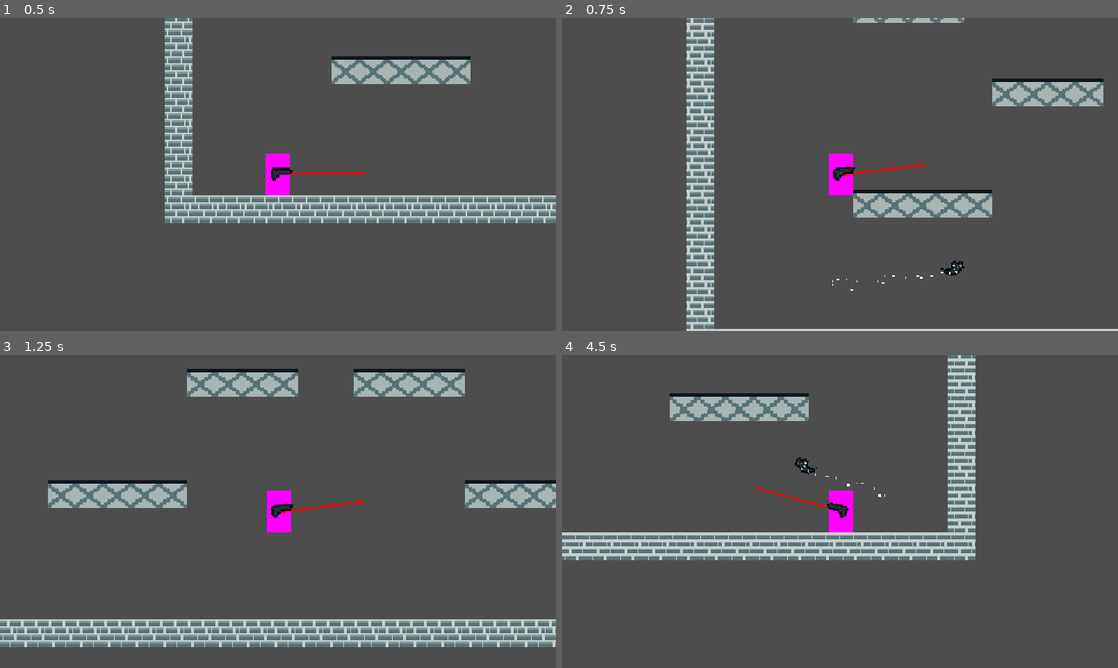
Above: before the commit, frames 1-4 (two rows, left to right).
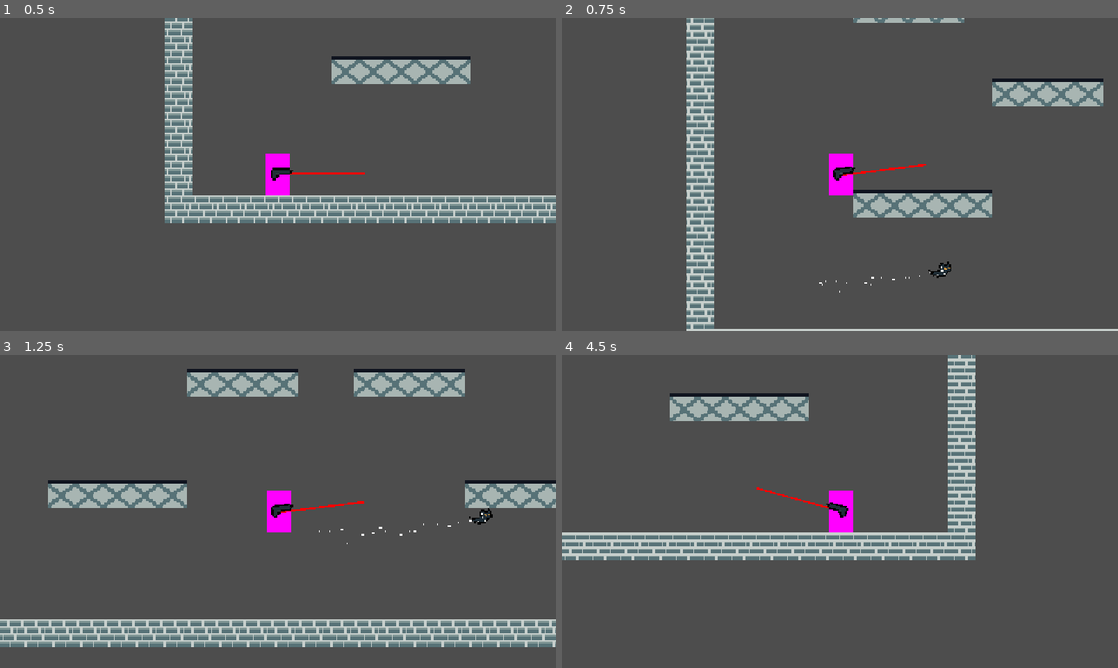
Above: after the commit, the same moments.

Repository: InjustFr/catmare
Game: Godot game, scene res://arena.tscn
Same seed, same stepped clock (60 frames per second), same inputs: the game is played once before the commit and once after it.
Inputs (mouse positions are in pixels of both pictures, inside the frame that each line leads up to):
- Up to frame 1 (0.5 s): no input
- Up to frame 2 (0.75 s): tap Enter (ui_accept) at 0.5 s; move the mouse to (962, 158) at 0.52 s; press the mouse at (962, 158) at 0.53 s; hold D (right) from 0.53 s (still down)
- Up to frame 3 (1.25 s): keep holding D (right); tap Enter (ui_accept) at 0.77 s
- Up to frame 4 (4.5 s): move the mouse to (728, 527) at 1.27 s; release the mouse at (728, 527) at 1.28 s; click (728, 527) at 1.35 s; tap Enter (ui_accept) at 1.52, 3.02, 3.77 s; move the mouse to (895, 442) at 2.02 s; release D (right) at 2.03 s; press the mouse at (895, 442) at 2.03 s; hold A (left) 2.03-2.78 s; move the mouse to (812, 574) at 2.77 s; release the mouse at (812, 574) at 2.78 s; hold D (right) 2.78-4.28 s; click (812, 574) at 2.85 s; move the mouse to (1006, 558) at 3.52 s; press the mouse at (1006, 558) at 3.53 s; move the mouse to (673, 464) at 4.27 s; release the mouse at (673, 464) at 4.28 s; hold A (left) from 4.28 s (still down); click (673, 464) at 4.35 s

Frame 1 is identical in both runs. In frame 2, 0.2% of the frame differs, in the area x 46-73%, y 77-88%; in frame 3, 0.1%; in frame 4, 0.1%.

Commit message:
feat(core): transform projectiles to use components

Diff:
--- a/entities/projectiles/base_bullet.gd
+++ /dev/null
@@ -1,20 +0,0 @@
-class_name BaseBullet
-extends StaticBody2D
-
-var speed: float = 0
-var orientation = Vector2.ZERO
-# Called when the node enters the scene tree for the first time.
-func _ready() -> void:
-	pass # Replace with function body.
-
-
-# Called every frame. 'delta' is the elapsed time since the previous frame.
-func _physics_process(delta: float) -> void:
-	var velocity = orientation * speed
-	var collision = move_and_collide(velocity * delta)
-
-	if abs(rotation) > PI / 2:
-		scale.y = -1
-
-	if collision:
-		queue_free()
--- a/entities/projectiles/base_bullet.tscn
+++ /dev/null
@@ -1,29 +0,0 @@
-[gd_scene load_steps=4 format=3 uid="uid://b6ljih7j1djag"]
-
-[ext_resource type="Script" path="res://entities/projectiles/base_bullet.gd" id="1_v008y"]
-[ext_resource type="Texture2D" uid="uid://duy5mtacdj8kt" path="res://assets/cat-bullet.png" id="2_64qpj"]
-
-[sub_resource type="RectangleShape2D" id="RectangleShape2D_u25fk"]
-size = Vector2(13, 8)
-
-[node name="BaseProjectile" type="StaticBody2D"]
-collision_layer = 4
-script = ExtResource("1_v008y")
-
-[node name="CollisionShape2D" type="CollisionShape2D" parent="."]
-position = Vector2(-0.5, -1)
-shape = SubResource("RectangleShape2D_u25fk")
-
-[node name="GPUParticles2D" type="CPUParticles2D" parent="."]
-position = Vector2(0, 1)
-amount = 20
-lifetime = 0.25
-direction = Vector2(-1, 0)
-spread = 180.0
-gravity = Vector2(0, 0)
-initial_velocity_min = 20.0
-initial_velocity_max = 20.0
-
-[node name="Sprite2D" type="Sprite2D" parent="."]
-position = Vector2(0, -1)
-texture = ExtResource("2_64qpj")
--- /dev/null
+++ b/entities/projectiles/base_bullet/base_bullet.gd
@@ -0,0 +1,17 @@
+class_name BaseBullet
+extends StaticBody2D
+
+
+@onready var orientation_component: OrientationComponent = $OrientationComponent
+@onready var veloctiy_component: VeloctiyComponent = $VeloctiyComponent
+
+
+func _physics_process(delta: float) -> void:
+	var collision: KinematicCollision2D = move_and_collide(veloctiy_component.velocity * delta)
+	rotation = orientation_component.orientation.angle()
+
+	if abs(rotation) > PI / 2:
+		scale.y = -1
+
+	if collision:
+		queue_free()
--- /dev/null
+++ b/entities/projectiles/base_bullet/base_bullet.tscn
@@ -0,0 +1,57 @@
+[gd_scene load_steps=9 format=3 uid="uid://b6ljih7j1djag"]
+
+[ext_resource type="Script" path="res://entities/projectiles/base_bullet/base_bullet.gd" id="1_v008y"]
+[ext_resource type="Texture2D" uid="uid://duy5mtacdj8kt" path="res://entities/projectiles/base_bullet/assets/cat-bullet.png" id="2_ynyid"]
+[ext_resource type="Script" path="res://entities/components/velocity_component.gd" id="3_mw1ii"]
+[ext_resource type="Script" path="res://entities/components/orientation_component.gd" id="4_tfr48"]
+[ext_resource type="Script" path="res://entities/components/damage_component.gd" id="5_jlhsm"]
+[ext_resource type="Script" path="res://entities/projectiles/components/bullet_movement_component.gd" id="5_w3md6"]
+
+[sub_resource type="RectangleShape2D" id="RectangleShape2D_u25fk"]
+size = Vector2(13, 8)
+
+[sub_resource type="RectangleShape2D" id="RectangleShape2D_w667v"]
+size = Vector2(13, 8.5)
+
+[node name="BaseProjectile" type="StaticBody2D"]
+collision_layer = 4
+script = ExtResource("1_v008y")
+
+[node name="CollisionShape2D" type="CollisionShape2D" parent="."]
+position = Vector2(-0.5, -1)
+shape = SubResource("RectangleShape2D_u25fk")
+
+[node name="CPUParticles2D" type="CPUParticles2D" parent="."]
+position = Vector2(0, 1)
+amount = 20
+lifetime = 0.25
+direction = Vector2(-1, 0)
+spread = 180.0
+gravity = Vector2(0, 0)
+initial_velocity_min = 20.0
+initial_velocity_max = 20.0
+
+[node name="Sprite2D" type="Sprite2D" parent="."]
+position = Vector2(0, -1)
+texture = ExtResource("2_ynyid")
+
+[node name="VeloctiyComponent" type="Node" parent="."]
+script = ExtResource("3_mw1ii")
+
+[node name="OrientationComponent" type="Node" parent="."]
+script = ExtResource("4_tfr48")
+
+[node name="BulletMovementComponent" type="Node" parent="." node_paths=PackedStringArray("orientation_component", "velocity_component")]
+script = ExtResource("5_w3md6")
+orientation_component = NodePath("../OrientationComponent")
+velocity_component = NodePath("../VeloctiyComponent")
+speed = 400.0
+
+[node name="DamageComponent" type="Area2D" parent="."]
+script = ExtResource("5_jlhsm")
+damage = 5
+
+[node name="CollisionShape2D" type="CollisionShape2D" parent="DamageComponent"]
+position = Vector2(-0.5, -1.25)
+shape = SubResource("RectangleShape2D_w667v")
+metadata/_edit_group_ = true
--- /dev/null
+++ b/entities/projectiles/components/bullet_movement_component.gd
@@ -0,0 +1,12 @@
+class_name BulletMovementComponent
+extends Node
+
+
+@export var orientation_component: OrientationComponent
+@export var velocity_component: VeloctiyComponent
+
+@export var speed: float = 0
+
+
+func _process(_delta: float) -> void:
+	velocity_component.velocity = orientation_component.orientation * speed
--- a/entities/weapons/base_gun/base_gun.gd
+++ b/entities/weapons/base_gun/base_gun.gd
@@ -2,21 +2,25 @@
 extends Weapon
 
 
-@onready var bullet_scene: PackedScene = preload("res://entities/projectiles/base_bullet.tscn")
+@onready var bullet_scene: PackedScene = preload("res://entities/projectiles/base_bullet/base_bullet.tscn")
 @onready var cooldown_timer: Timer = $CooldownTimer
 @onready var orientation_component: OrientationComponent = $OrientationComponent
 
 
 func start_shooting() -> void:
+	if not cooldown_timer.is_stopped():
+		return
+
 	@warning_ignore("return_value_discarded")
 	cooldown_timer.timeout.connect(start_shooting)
 	cooldown_timer.start()
-	spawn_bullet(bullet_scene, orientation_component.orientation, 400)
+	spawn_bullet(bullet_scene, orientation_component.orientation)
 
 
 func stop_shooting() -> void:
-	@warning_ignore("return_value_discarded")
-	cooldown_timer.timeout.disconnect(start_shooting)
+	if cooldown_timer.timeout.is_connected(start_shooting):
+		@warning_ignore("return_value_discarded")
+		cooldown_timer.timeout.disconnect(start_shooting)
 
 
 func _process(_delta: float) -> void:
--- a/entities/weapons/base_gun/base_gun.tscn
+++ b/entities/weapons/base_gun/base_gun.tscn
@@ -16,6 +16,7 @@
 position = Vector2(8, -1)
 
 [node name="CooldownTimer" type="Timer" parent="."]
+one_shot = true
 
 [node name="OrientationComponent" type="Node" parent="."]
 script = ExtResource("3_2ehtq")
--- a/entities/weapons/weapon.gd
+++ b/entities/weapons/weapon.gd
@@ -6,13 +6,13 @@
 @export var shooter: Node2D
 
 
-func spawn_bullet(projectile_scene: PackedScene, orientation: Vector2, speed: float) -> void:
+func spawn_bullet(projectile_scene: PackedScene, orientation: Vector2) -> void:
 	var projectile: Node2D = projectile_scene.instantiate();
 	shooter.get_parent().add_child(projectile)
 	projectile.global_position = bullet_spawn_point.global_position
-	projectile.rotation = orientation.angle()
-	projectile.speed = 400
-	projectile.orientation = orientation
+
+	var projectile_orientation_component: OrientationComponent = Utils.get_component("OrientationComponent", projectile)
+	projectile_orientation_component.orientation = orientation
 
 
 func start_shooting() -> void:
--- a/project.godot
+++ b/project.godot
@@ -14,6 +14,10 @@
 run/main_scene="res://arena.tscn"
 config/features=PackedStringArray("4.3", "Forward Plus")
 config/icon="res://icon.svg"
+
+[autoload]
+
+Utils="*res://utils/utils.gd"
 
 [debug]
 
--- /dev/null
+++ b/utils/utils.gd
@@ -0,0 +1,9 @@
+extends Node
+
+
+func get_component(component_class: StringName, entity: Node) -> Node:
+	var matching_components: Array[Node] = entity.find_children("*", component_class, true, false)
+
+	assert(matching_components.size() > 0, "Could not find any component of type " + component_class)
+
+	return matching_components[0]
Binary file removed: assets/cat-bullet.aseprite
Binary file added: entities/projectiles/base_bullet/assets/cat-bullet.aseprite
Renamed: assets/cat-bullet.png -> entities/projectiles/base_bullet/assets/cat-bullet.png
Not shown, changed: entities/projectiles/base_bullet/assets/cat-bullet.png.import
Not shown, changed: .gitignore
